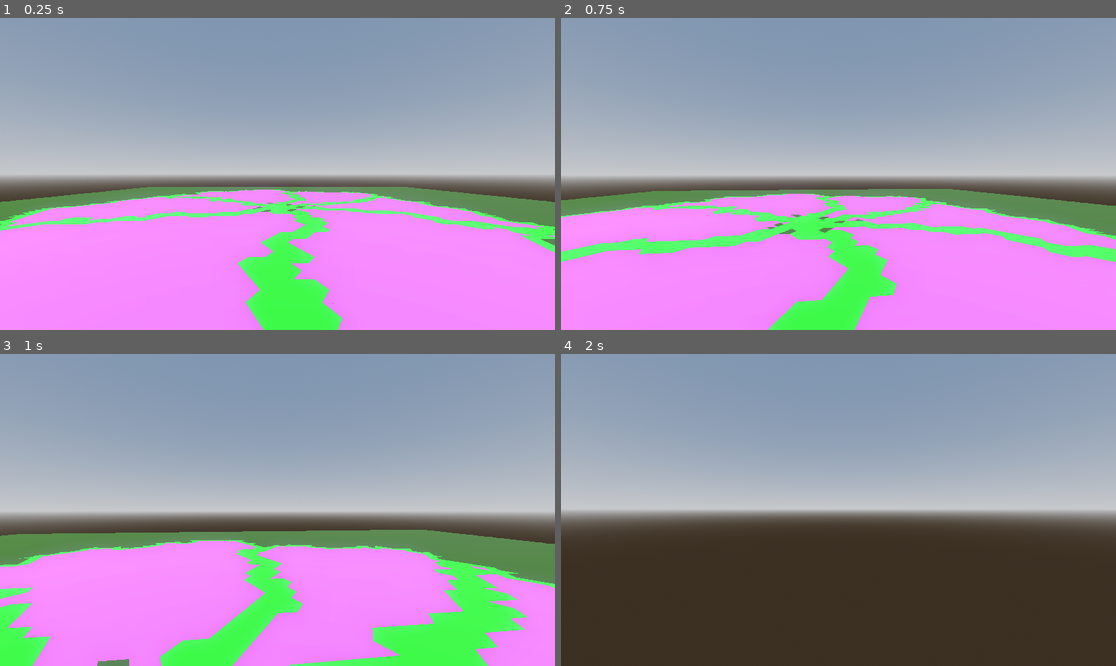
Above: before the commit, frames 1-4 (two rows, left to right).
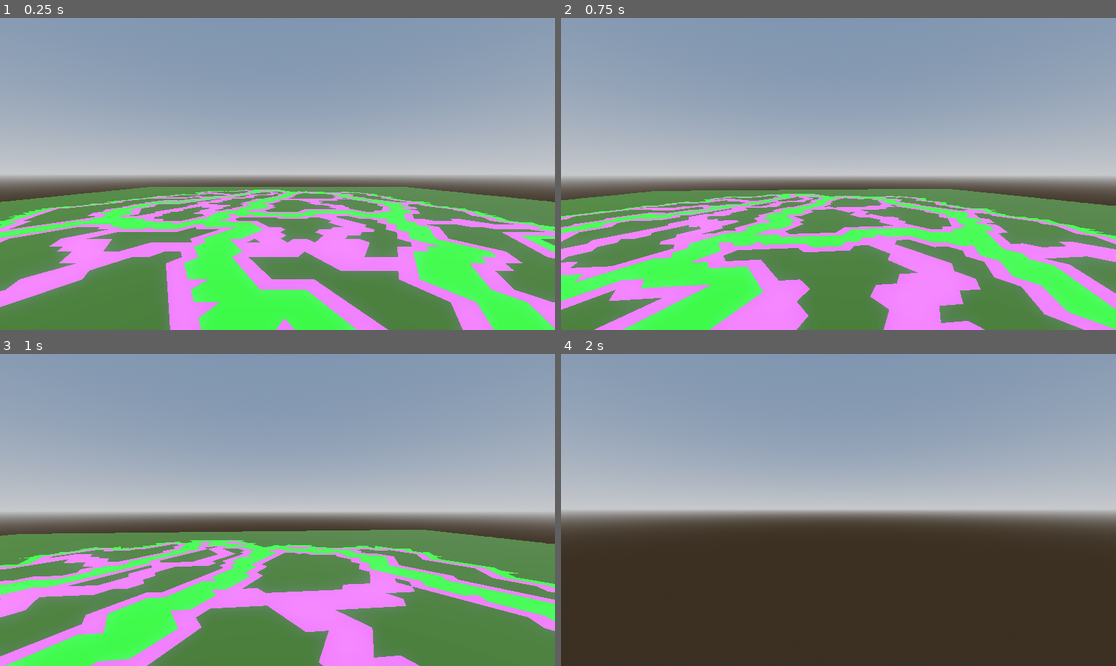
Above: after the commit, the same moments.

Repository: MichaelReel/Faster-Island-Generation
Game: Godot game, scene res://Main.tscn
Same seed, same stepped clock (60 frames per second), same inputs: the game is played once before the commit and once after it.
Inputs (mouse positions are in pixels of both pictures, inside the frame that each line leads up to):
- Up to frame 1 (0.25 s): no input
- Up to frame 2 (0.75 s): tap Enter at 0.5 s; move the mouse to (866, 174) at 0.52 s; hold W (forward) from 0.53 s (still down)
- Up to frame 3 (1 s): keep holding W (forward)
- Up to frame 4 (2 s): keep holding W (forward); move the mouse to (810, 510) at 1.27 s

The runs differ from the first frame. In frame 1, 28% of the frame differs, in the area x 0-100%, y 55-100%; in frame 2, 26%; in frame 3, 26%; in frame 4, nothing differs.

Commit message:
Shuffle wasn't working, should be fixed now.

Diff:
--- a/island/GeneratedIsland.gd
+++ b/island/GeneratedIsland.gd
@@ -63,7 +63,7 @@
 		max_lakes_per_region,
 	)
 	var _err2 = _terrain_manager.connect("stage_complete", _on_stage_complete)
-	_terrain_manager.perform("Outline Stage")
+	_terrain_manager.perform("Lake Stage")
 
 func _game_execute(_delta: float) -> void:
 	bounds.size = Vector2.ONE * bounds_side
@@ -82,10 +82,10 @@
 	_terrain_manager.perform()
 
 func _on_stage_percent_complete(stage: Stage, percent: float) -> void:
-	print("%d%% of %s completed" % [percent, stage])
+	print("%3d%% of %s completed at t: %7.6f sec" % [percent, stage, Time.get_ticks_usec() / 1000000.0])
 
 func _on_stage_complete(stage: Stage, duration: int) -> void:
-	print("%s completed in %d msecs" % [stage, duration])
+	print("        %s completed in %d usecs" % [stage, duration])
 	_update_meshes_by_dictionary(stage.get_mesh_dict())
 
 func _on_all_stages_complete() -> void:
--- a/island/generation/lakes/geometry/LakeLayer.gd
+++ b/island/generation/lakes/geometry/LakeLayer.gd
@@ -27,8 +27,8 @@
 		if done:
 			expansion_done = true
 
-#	for lake_index in _lake_indices:
-#		_region_divide_layer.reduce_region_and_create_margin(lake_index)
+	for lake_index in _lake_indices:
+		_region_divide_layer.reduce_region_and_create_margin(lake_index)
 
 #	for region in _regions:
 #		var _lines: Array[Edge] = region.get_perimeter_lines(false)
@@ -43,5 +43,5 @@
 
 		for tri_index in start_triangles:
 			var new_lake = Region.new(_region_cell_layer, region_index)
-			_region_cell_layer.add_cell_to_subregion(tri_index, new_lake.get_region_index())
+			_region_cell_layer.add_cell_to_subregion_front(tri_index, new_lake.get_region_index())
 			_lake_indices.append(new_lake.get_region_index())
--- a/island/generation/lakes/geometry/RegionDivideLayer.gd
+++ b/island/generation/lakes/geometry/RegionDivideLayer.gd
@@ -46,18 +46,9 @@
 func reduce_region_and_create_margin(region_index: int) -> void:
 	var border_cell_indices: PackedInt64Array = _find_inner_border_cell_indices(region_index)
 
-	var mass_debug_string := "region: %d" % region_index
-
 	# Return the border cells to the parent and mark as frontier
 	for border_cell_index in border_cell_indices:
-		mass_debug_string += "\n"
-		var bc_region = _region_cell_layer.get_region_by_index_for_cell_index(border_cell_index)
-		var bc_parent = _region_cell_layer.get_region_by_index(bc_region).get_parent_index()
-		mass_debug_string += "bci: %d, region: %d, parent: %d | " % [border_cell_index, bc_region, bc_parent]
 		_region_cell_layer.remove_cell_from_current_subregion(border_cell_index) # , _outline_manager.get_island_region_index())
-		var new_region = _region_cell_layer.get_region_by_index_for_cell_index(border_cell_index)
-		var new_parent = _region_cell_layer.get_region_by_index(bc_region).get_parent_index()
-		mass_debug_string += "new region: %d, new parent: %d" % [new_region, new_parent]
 
 	# Recreate the frontier for this region, subset of removed cells
 	for border_cell_index in border_cell_indices:
--- a/island/generation/outline/geometry/RegionCellLayer.gd
+++ b/island/generation/outline/geometry/RegionCellLayer.gd
@@ -108,8 +108,8 @@
 	var region : Region = get_region_by_index(region_index)
 
 	var actual_count : int = min(count, region.get_cell_count())
-	var random_cells = region.get_cell_indices().duplicate()
-	ArrayUtils.shuffle(rng, random_cells)
+	var random_cells: PackedInt64Array = region.get_cell_indices().duplicate()
+	ArrayUtils.shuffle_int64(rng, random_cells)
 	return random_cells.slice(0, actual_count)
 
 func random_front_cell_index(region_index: int, rng: RandomNumberGenerator) -> int:
--- a/island/util/ArrayUtils.gd
+++ b/island/util/ArrayUtils.gd
@@ -2,7 +2,7 @@
 extends Object
 
 
-static func shuffle(rng: RandomNumberGenerator, target: Array) -> void:
+static func shuffle_int64(rng: RandomNumberGenerator, target: PackedInt64Array) -> void:
 	for i in range(len(target)):
 		var j: int = rng.randi_range(0, len(target) - 1)
 		var swap = target[i]
